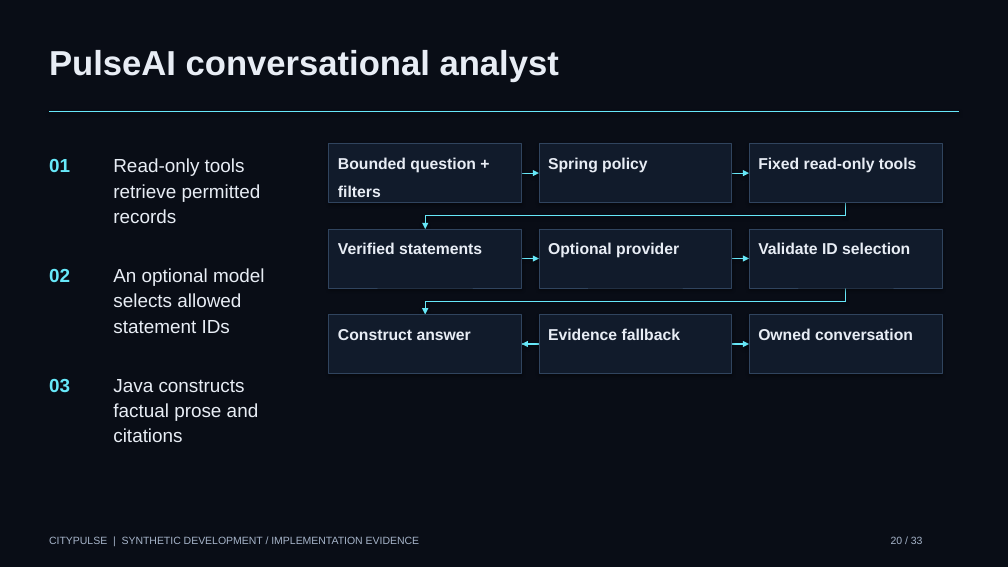
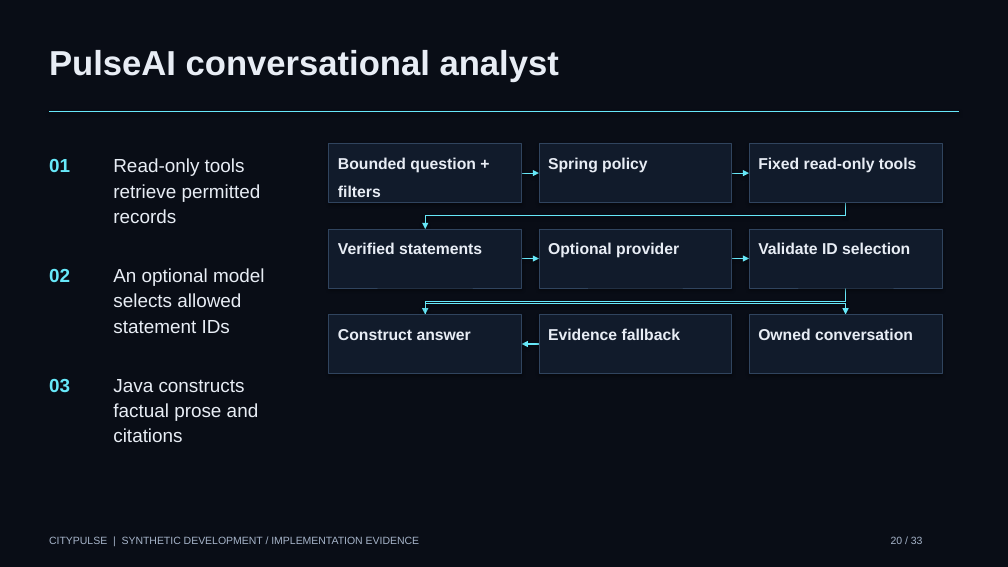
Before and after one commit to manikantbindass/CityPulse, a slide deck: slide 20 of docs/presentations/CityPulse-Project-Presentation.pptx. Drawn at 1008x567 pixels with LibreOffice and Linux fonts; fonts in the diff are those of the drawing. Boxes give left, top, right and bottom in pixels: in the first picture for what was removed or moved away, otherwise in the second. Text is boxed around its words. In the diff, an @@ line names an element or a change of style, - is before the commit and + after.

```diff
--- a/docs/presentations/CityPulse-Project-Presentation.pptx
+++ b/docs/presentations/CityPulse-Project-Presentation.pptx
@@ arrow moved from (522, 344) - (749, 344) to (425, 304) - (846, 304) @@
@@ arrow (425, 304) - (846, 304): arrow to line @@
@@ arrow added from (846, 304) to (846, 315), #67E8F9 1 pt @@
```
Also in this commit, not shown: 5 other slides changed, 20 other files.
